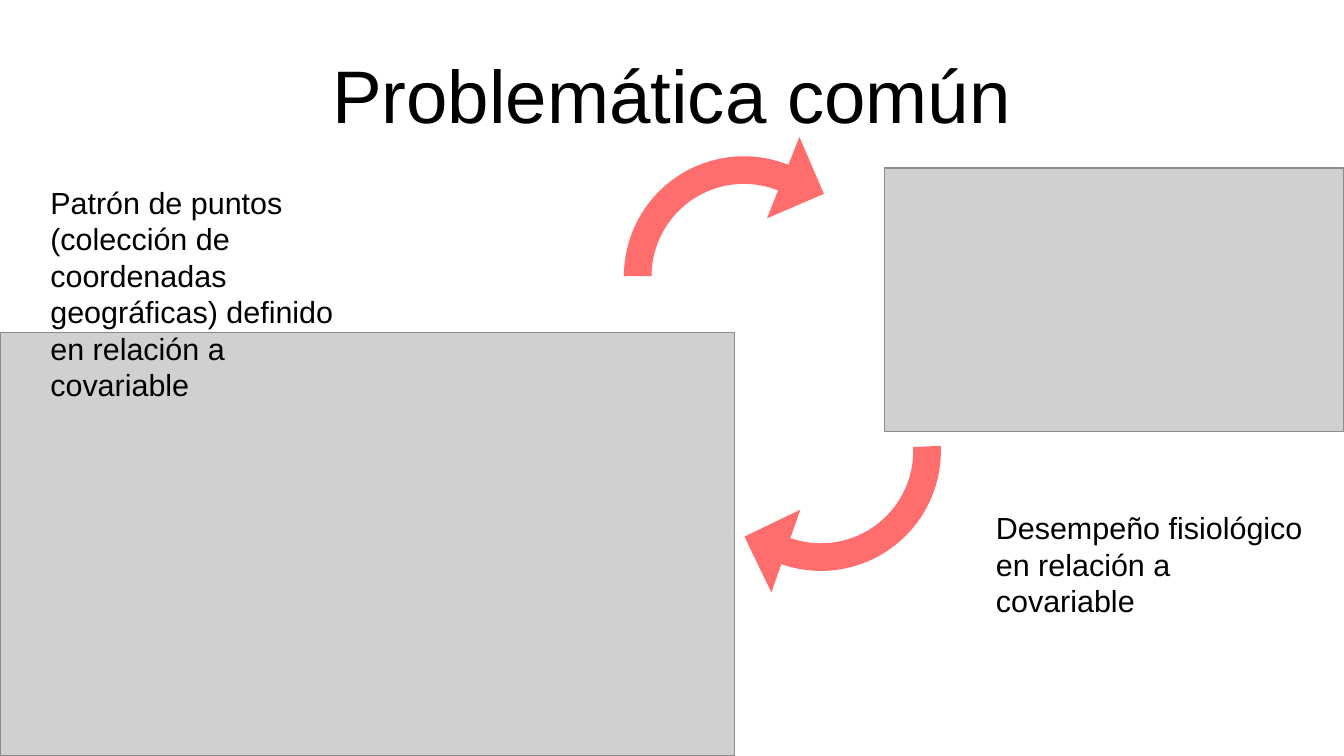
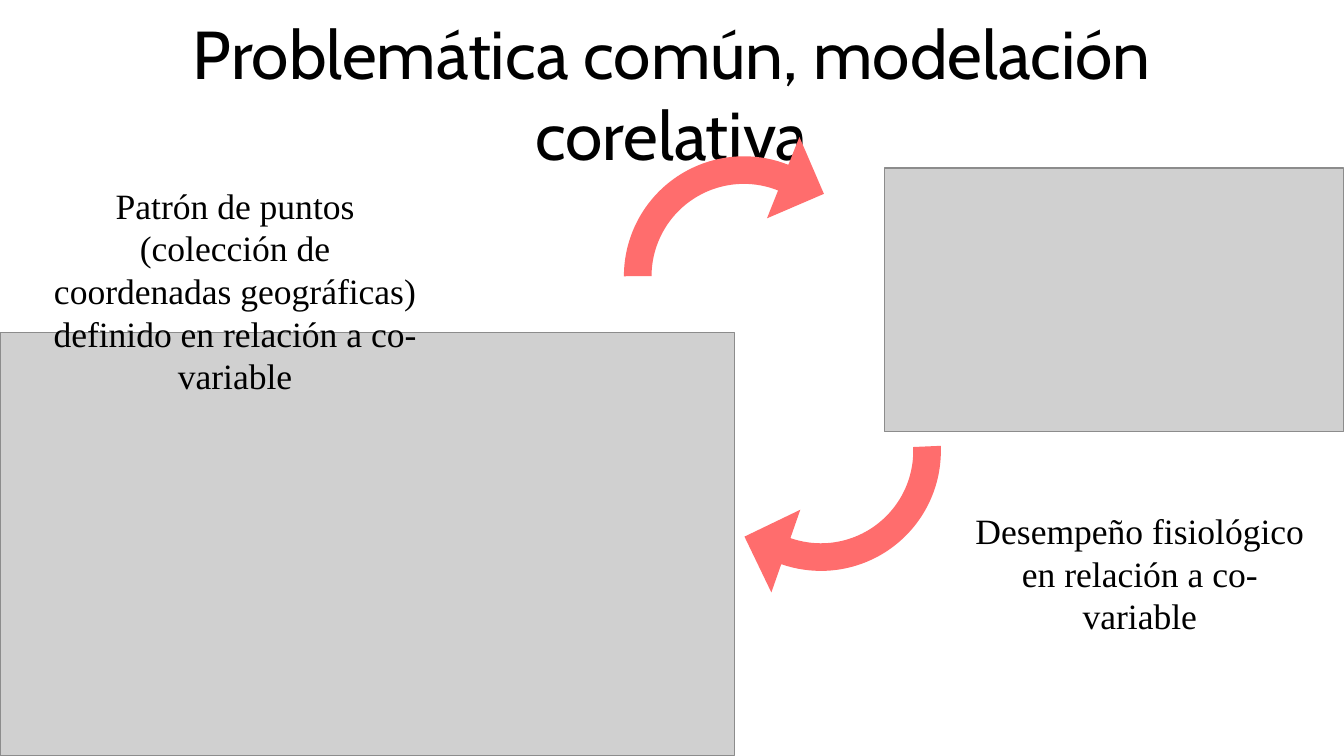
Before and after one commit to gerardommc/Ecologia-Teorica-II, a slide deck: slide 9 of Nicho/Caso-correlativo.odp. Drawn at 1344x756 pixels with LibreOffice and Linux fonts; fonts in the diff are those of the drawing; grey boxes stand for pictures. Boxes give left, top, right and bottom in pixels: in the first picture for what was removed or moved away, otherwise in the second. Text is boxed around its words. In the diff, an @@ line names an element or a change of style, - is before the commit and + after.

```diff
--- a/Nicho/Caso-correlativo.odp
+++ b/Nicho/Caso-correlativo.odp
@@ title at bbox=[193, 28, 1150, 176]: text changed; size 44 to 40 pt; font Arial to Cabin @@
-Problemática común
+Problemática común, modelación corelativa
@@ text at bbox=[54, 194, 416, 390]: text changed; size 18 to 21 pt; font Arial to Times New Roman @@
-Patrón de puntos (colección de coordenadas geográficas) definido en relación a covariable
+Patrón de puntos (colección de coordenadas geográficas) definido en relación a co-variable
@@ text at bbox=[975, 519, 1304, 630]: text changed; size 18 to 21 pt; font Arial to Times New Roman @@
-Desempeño fisiológico en relación a covariable
+Desempeño fisiológico en relación a co-variable
```
Also in this commit, not shown: 26 other slides changed, 5 slides added, 2 other files.
